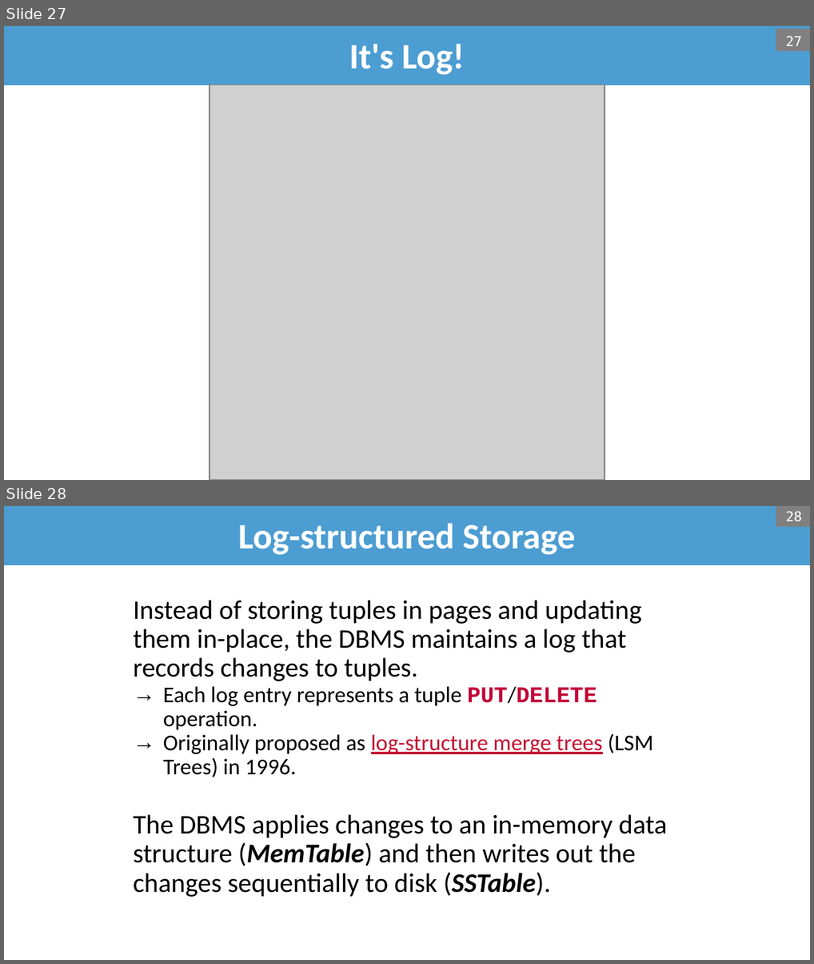
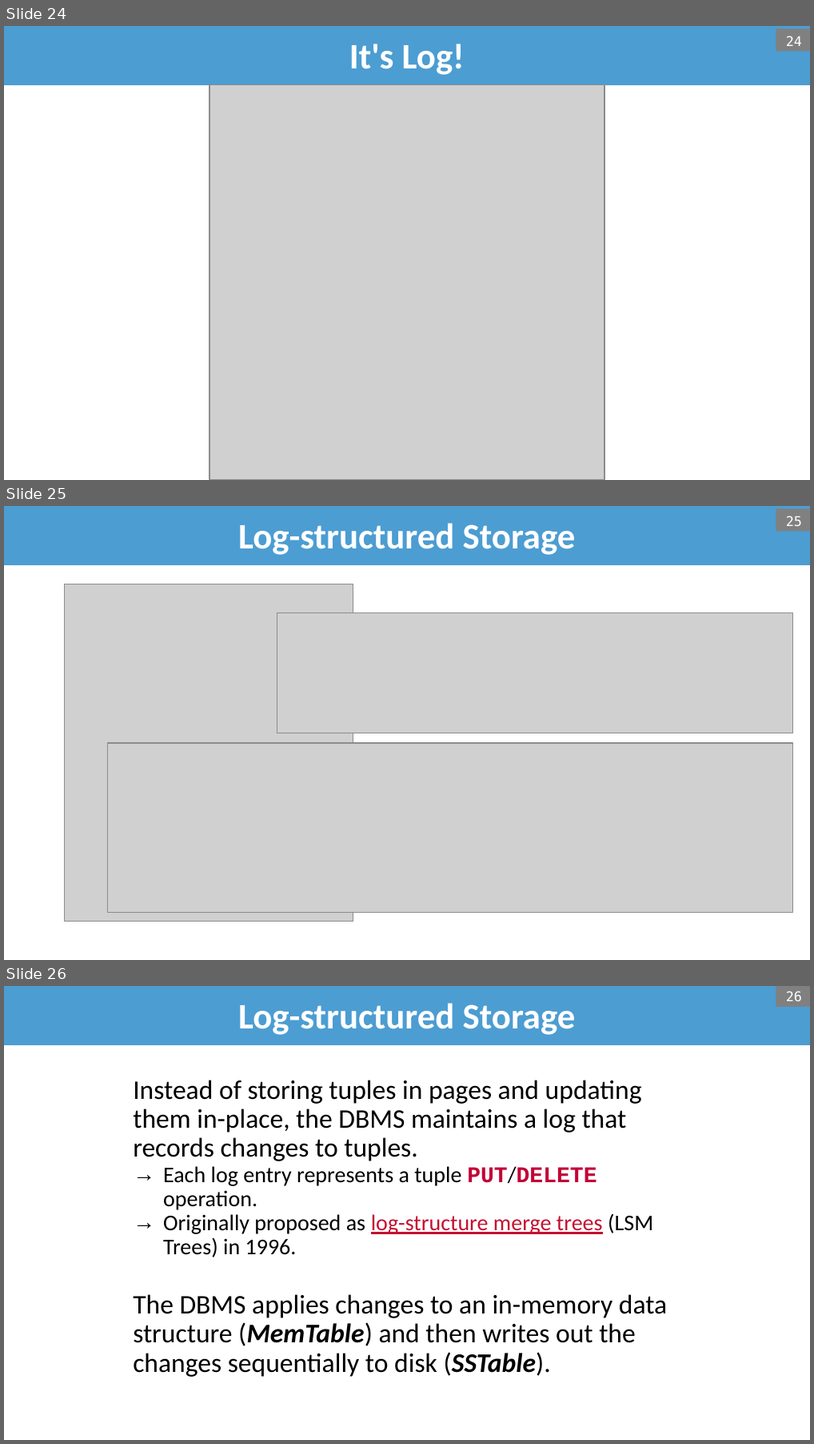
Before and after one commit to bsb20/bsb20.github.io, a slide deck: docs/421_f26/lectures/L4.pptx. Shown one above the other, each under a label of ours: slides 27 and 28 before the commit, slides 24, 25 and 26 after it. The pictures are 814x964 and 814x1444 pixels, drawn with LibreOffice and Linux fonts; fonts in the diff are those of the drawing; grey boxes stand for pictures; background and template pictures are left out. Boxes give left, top, right and bottom in pixels: in the first picture for what was removed or moved away, otherwise in the second. Text is boxed around its words. In the diff, an @@ line names an element or a change of style, - is before the commit and + after.

Commit message:
COMP 421: post L3 and L4 slides (storage I; storage tuples/LSM)

```diff
--- a/docs/421_f26/lectures/L4.pptx
+++ b/docs/421_f26/lectures/L4.pptx
@@ slide 25 added at (x1=4, y1=506, x2=810, y2=960), background #FFFFFF @@
@@ title added at (x1=4, y1=506, x2=810, y2=565), fill #4C9DD2, 32 pt, text #FFFFFF, bold @@
+Log-structured Storage
@@ page number added at (x1=777, y1=508, x2=810, y2=531), fill #808080, 12 pt, text #FFFFFF @@
+25
@@ picture added at (x1=65, y1=584, x2=353, y2=921) @@
@@ picture added at (x1=278, y1=612, x2=794, y2=732) @@
@@ picture added at (x1=108, y1=743, x2=794, y2=912) @@
@@ what was slide 27 is now slide 24 @@
@@ page number at (x1=786, y1=36, x2=802, y2=46): text changed @@
-27
+24
@@ what was slide 28 is now slide 26 @@
```
Also in this commit, not shown: 11 slides changed, 3 slides removed, 3 other files.
